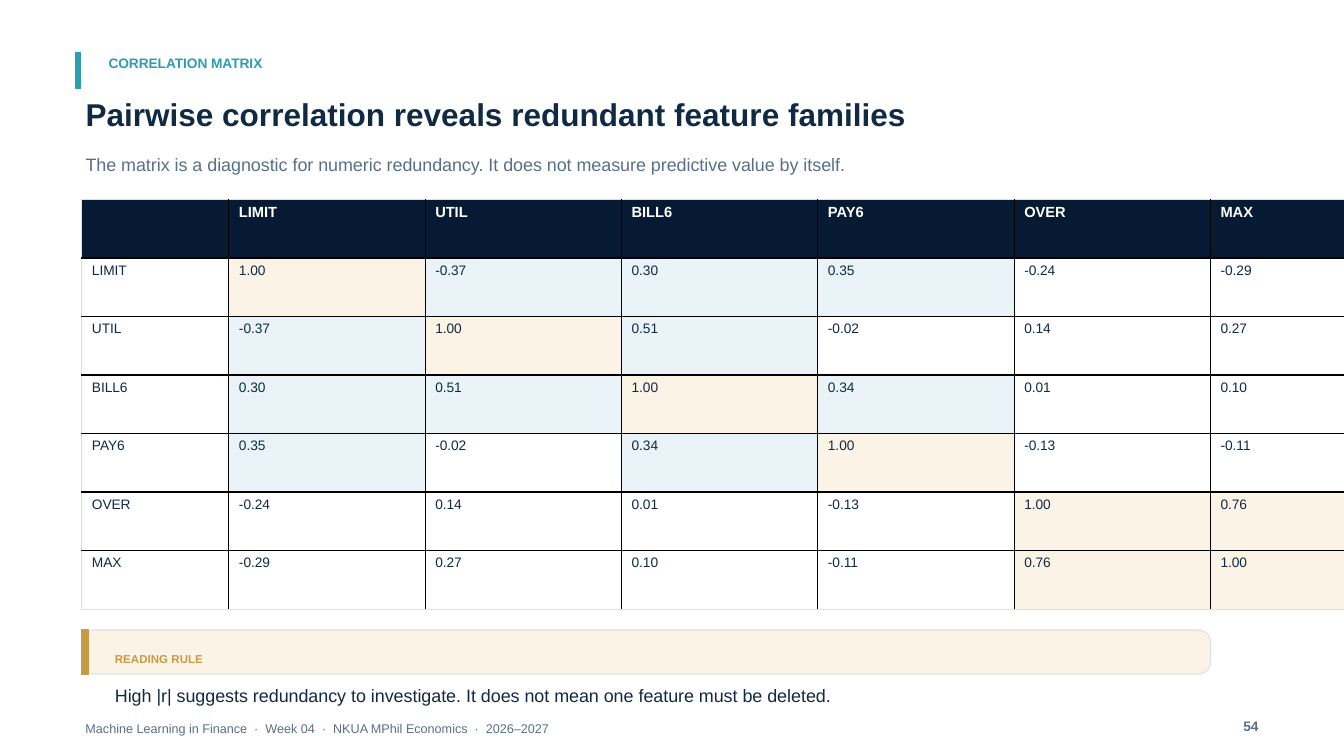
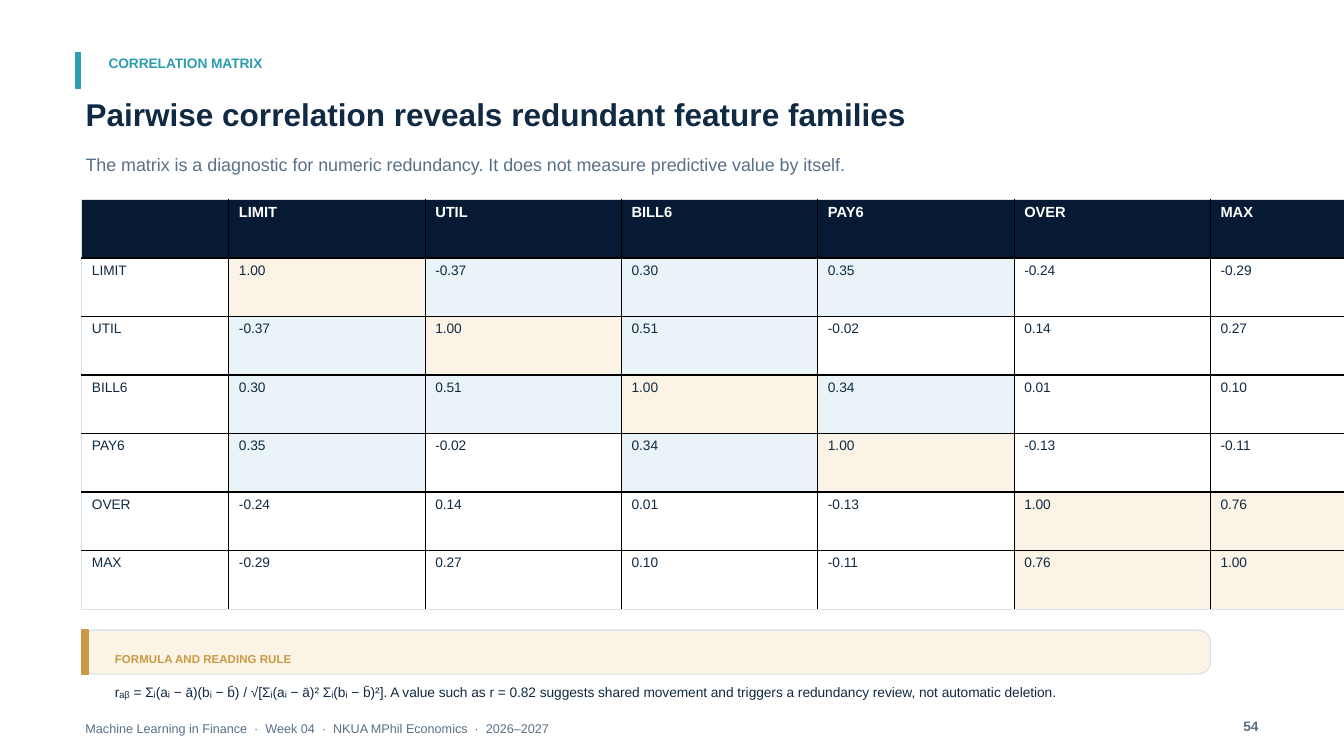
Before and after one commit to fkottas/Teaching-Courses, a slide deck: slide 54 of Machine Learning in Finance/2026-2027/lectures/week-04/slides/Lecture_04_Feature_Engineering_for_Financial_Data_2026-2027.pptx. Drawn at 1344x756 pixels with LibreOffice and Linux fonts; fonts in the diff are those of the drawing. Boxes give left, top, right and bottom in pixels: in the first picture for what was removed or moved away, otherwise in the second. Text is boxed around its words. In the diff, an @@ line names an element or a change of style, - is before the commit and + after.

```diff
--- a/Machine Learning in Finance/2026-2027/lectures/week-04/slides/Lecture_04_Feature_Engineering_for_Financial_Data_2026-2027.pptx
+++ b/Machine Learning in Finance/2026-2027/lectures/week-04/slides/Lecture_04_Feature_Engineering_for_Financial_Data_2026-2027.pptx
@@ text at [115, 655, 291, 663]: text changed @@
-READING RULE
+FORMULA AND READING RULE
@@ text at [115, 687, 1057, 700]: text changed; size 12.8 to 9.8 pt @@
-High |r| suggests redundancy to investigate. It does not mean one feature must be deleted.
+rₐᵦ = Σᵢ(aᵢ − ā)(bᵢ − b̄) / √[Σᵢ(aᵢ − ā)² Σᵢ(bᵢ − b̄)²]. A value such as r = 0.82 suggests shared movement and triggers a redundancy review, not automatic deletion.
```
Also in this commit, not shown: 8 other slides changed, 4 slides added, 4 slides removed, 7 other files.
